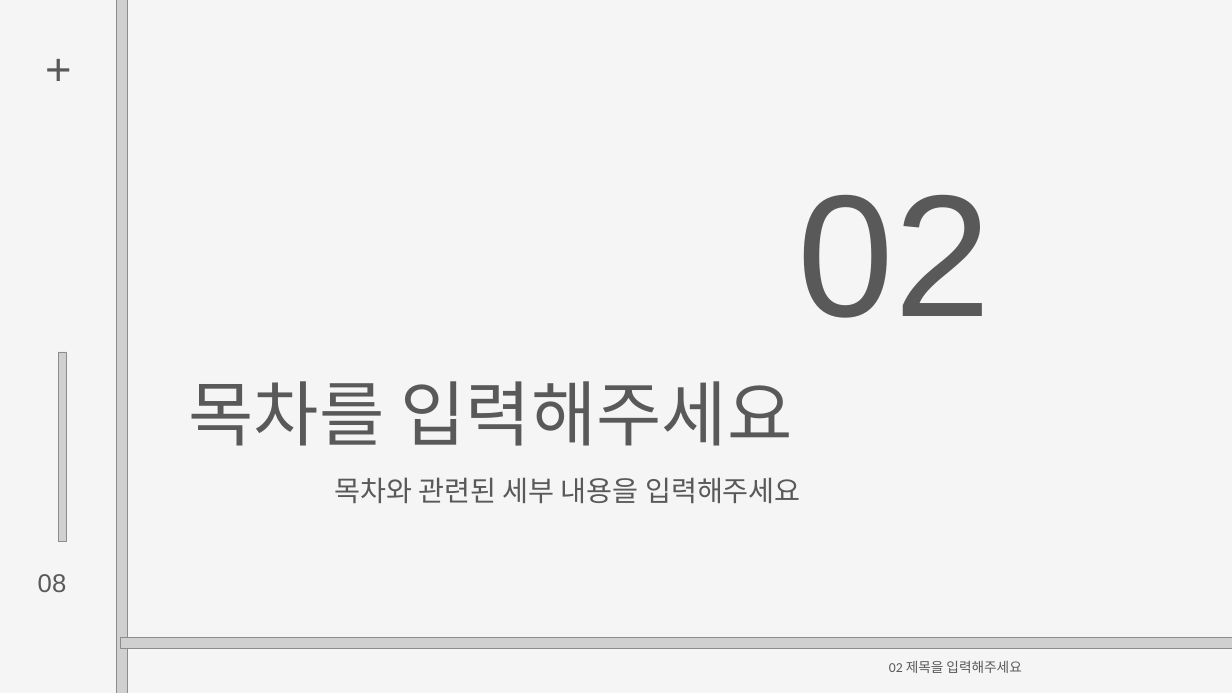
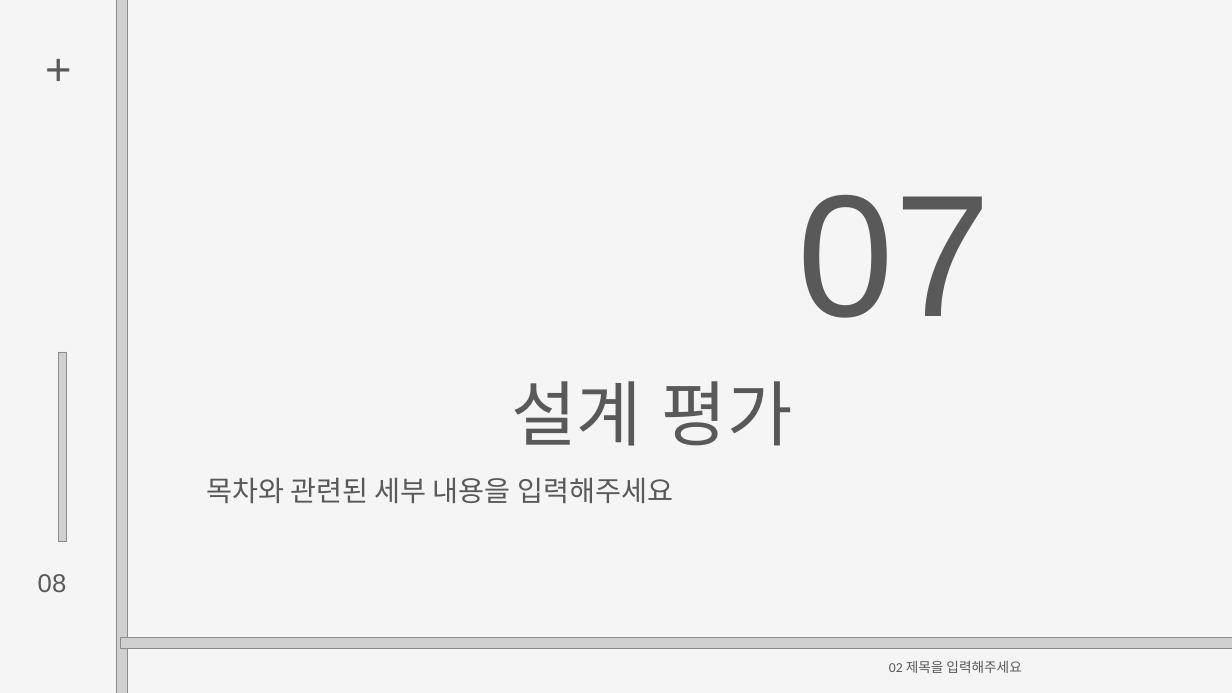
Before and after one commit to byungmeo/CockFit, a slide deck: slide 20 of Documents/팀프로젝트1_7조(방구석낭만)_제안서발표자료.pptx (slide 8 before the commit). Drawn at 1232x693 pixels with LibreOffice and Linux fonts; fonts in the diff are those of the drawing; grey boxes stand for pictures. Boxes give left, top, right and bottom in pixels: in the first picture for what was removed or moved away, otherwise in the second. Text is boxed around its words. In the diff, an @@ line names an element or a change of style, - is before the commit and + after.

```diff
--- a/Documents/팀프로젝트1_7조(방구석낭만)_제안서발표자료.pptx
+++ b/Documents/팀프로젝트1_7조(방구석낭만)_제안서발표자료.pptx
@@ text at box(798, 195, 991, 318): text changed @@
-02
+07
@@ text at box(511, 381, 793, 446): text changed @@
-목차를 입력해주세요
+설계 평가
@@ text "목차와 관련된 세부 내용을 입력해주세요" at box(206, 477, 673, 503): alignment right to justified @@
```
Also in this commit, not shown: 3 other slides changed, 29 slides added, 9 slides removed, 3 other files.
